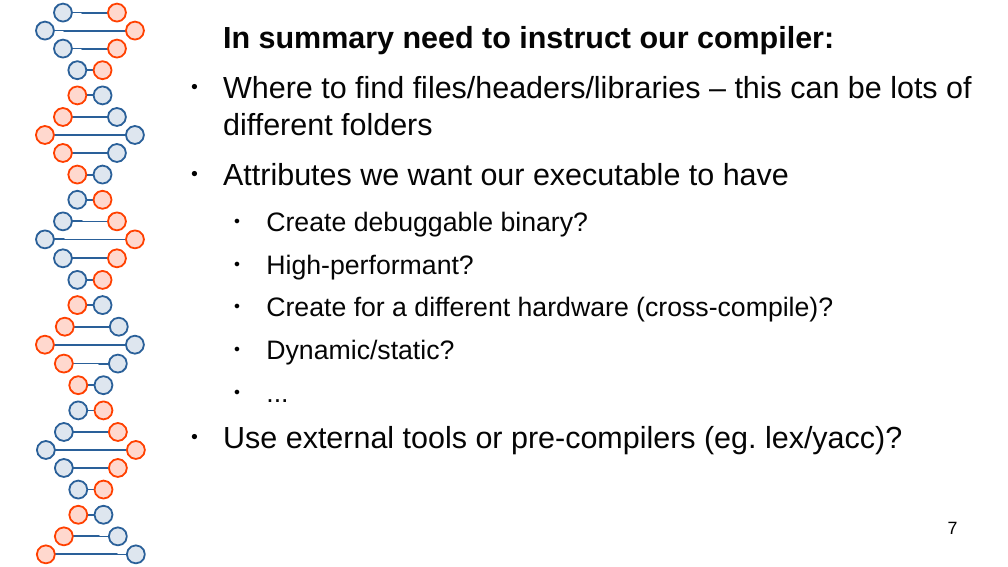
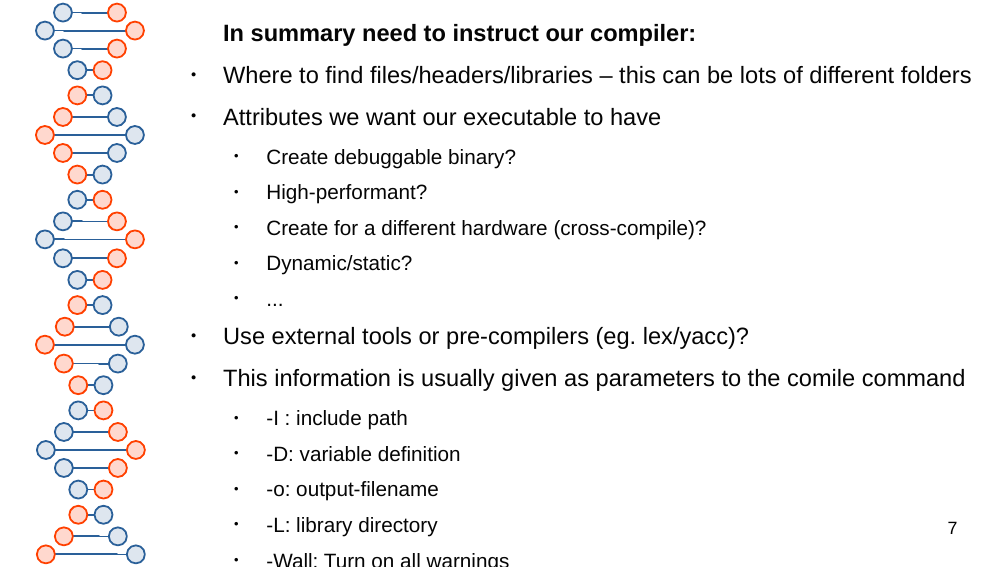
Before and after one commit to kingkybel/Transfer, a slide deck: slide 7 of CMakeTutorial/CMakeLecture.odp. Drawn at 1008x567 pixels with LibreOffice and Linux fonts; fonts in the diff are those of the drawing. Boxes give left, top, right and bottom in pixels: in the first picture for what was removed or moved away, otherwise in the second. Text is boxed around its words. In the diff, an @@ line names an element or a change of style, - is before the commit and + after.

```diff
--- a/CMakeTutorial/CMakeLecture.odp
+++ b/CMakeTutorial/CMakeLecture.odp
@@ text at (223,24,972,349): size 24 to 18.6 pt in "In summary need to instruct our compiler:", "Where to find files/headers/libraries – this can ...", "Attributes we want our executable to have", "Use external tools or pre-compilers (eg. lex/yacc)?"; size 21 to 16.3 pt in "Create debuggable binary?", "High-performant?", "Create for a different hardware (cross-compile)?", "Dynamic/static?" and 1 more places @@
@@ text at (223,369,966,501): paragraphs added @@
+● This information is usually given as parameters to the comile command
+  ● -I : include path
+  ● -D: variable definition
+  ● -o: output-filename
+  ● -L: library directory
+  ● -Wall: Turn on all warnings
+  ● ...
```
Also in this commit, not shown: 3 other slides changed, 1 slide added, 1 other file.
